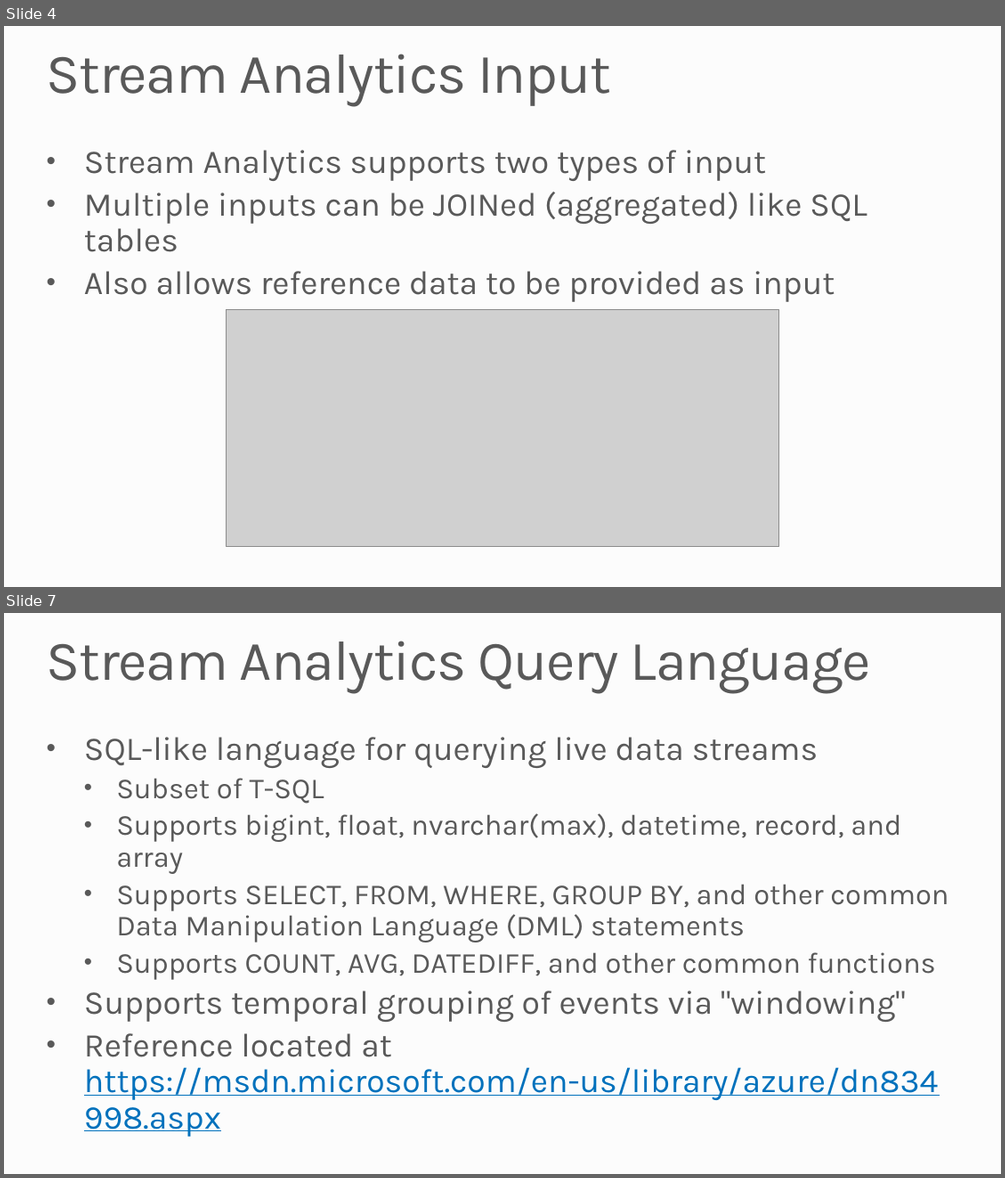
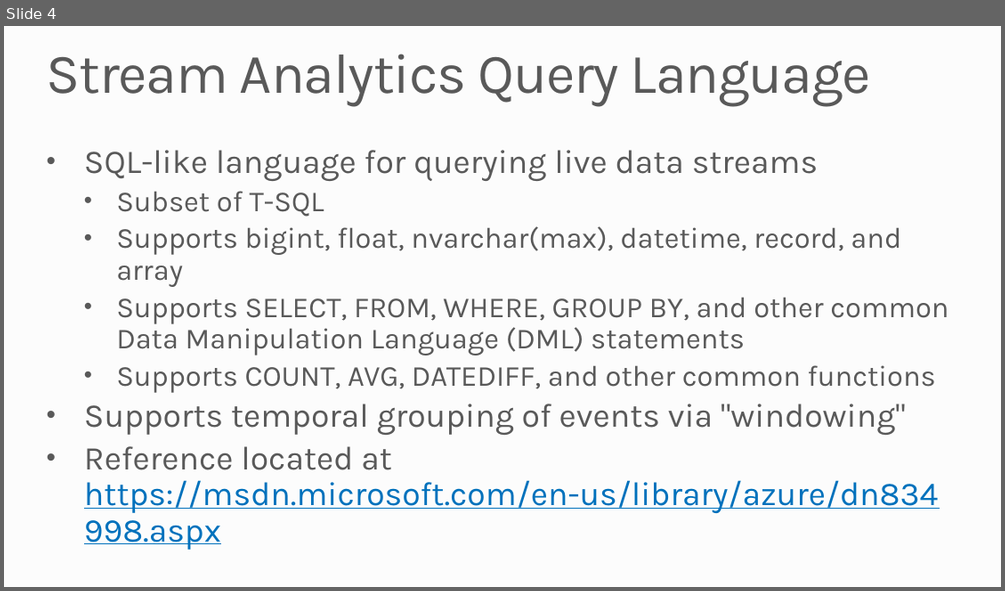
Before and after one commit to MSRConnections/Azure-training-course, a slide deck: Content/Stream Analytics/Azure Stream Analytics.pptx. Shown one above the other, each under a label of ours: slides 4 and 7 before the commit, slide 4 after it; the slides between them are not shown. The pictures are 1005x1178 and 1005x591 pixels, drawn with LibreOffice and Linux fonts; fonts in the diff are those of the drawing; grey boxes stand for pictures; background and template pictures are left out. Boxes give left, top, right and bottom in pixels: in the first picture for what was removed or moved away, otherwise in the second. Text is boxed around its words. In the diff, an @@ line names an element or a change of style, - is before the commit and + after.

```diff
--- a/Content/Stream Analytics/Azure Stream Analytics.pptx
+++ b/Content/Stream Analytics/Azure Stream Analytics.pptx
@@ slide 4 removed at <box>4,26,1001,587</box>, background #FCFCFC @@
@@ title removed at <box>47,54,611,106</box> @@
-Stream Analytics Input
@@ text removed at <box>84,150,866,302</box> @@
-• Stream Analytics supports two types of input
-• Multiple inputs can be JOINed (aggregated) like SQL tables
-• Also allows reference data to be provided as input
@@ picture removed at <box>226,309,778,547</box> @@
@@ what was slide 7 is now slide 4 @@
```
Also in this commit, not shown: 3 slides changed, 4 other slides removed.
